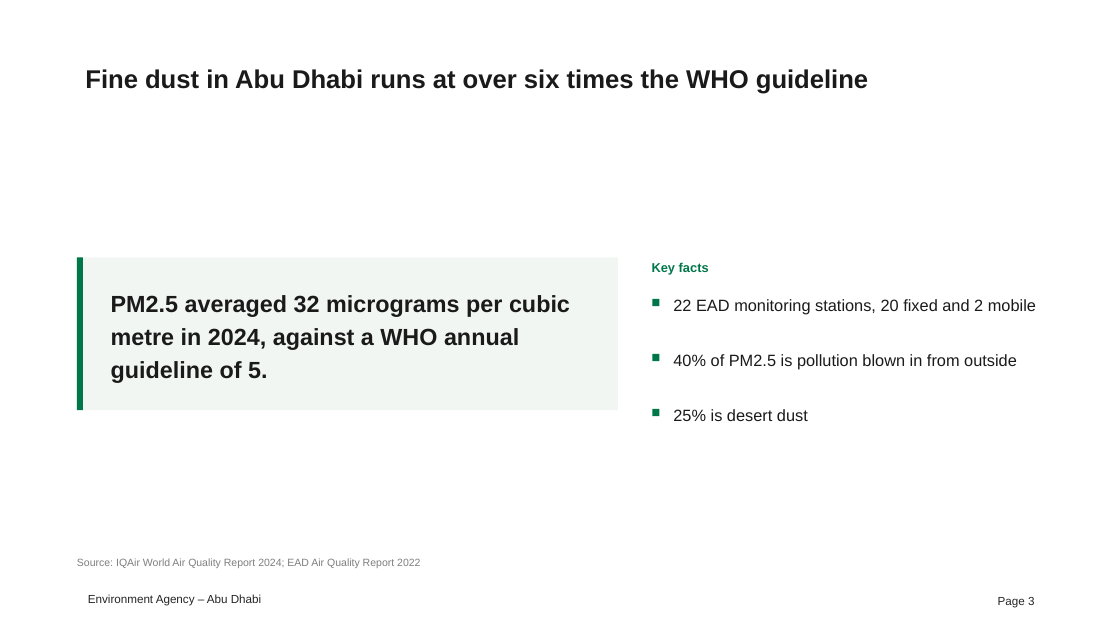
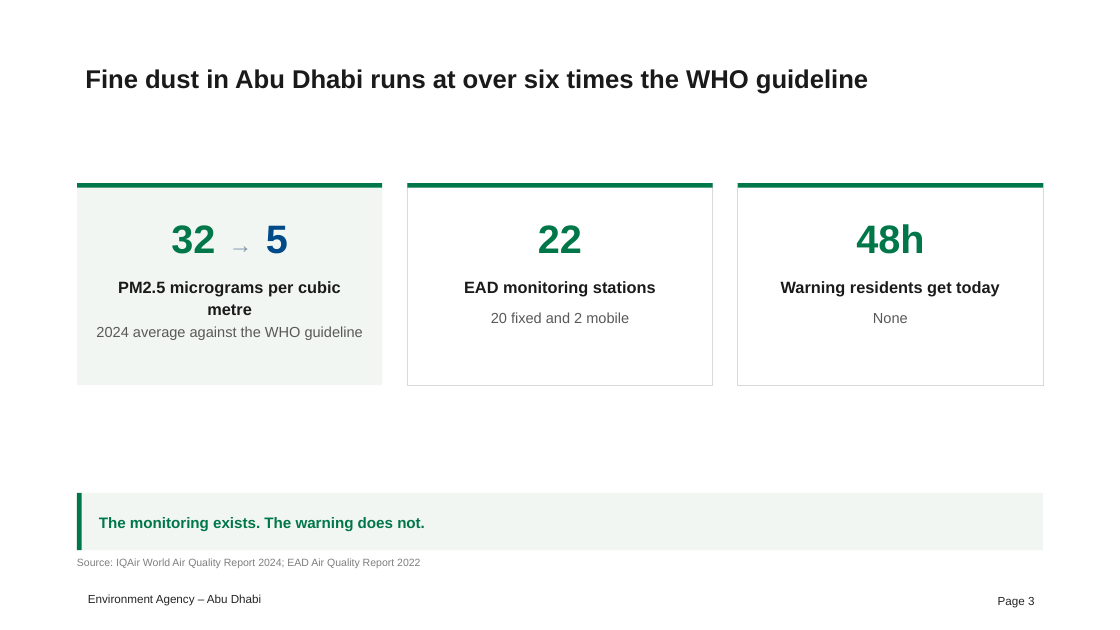
Before and after one commit to simonedoro/EAD_Presentation-development, a slide deck: slide 3 of starter-decks/02 Air quality - starter deck.pptx. Drawn at 1120x630 pixels with LibreOffice and Linux fonts; fonts in the diff are those of the drawing; background and template pictures are left out. Boxes give left, top, right and bottom in pixels: in the first picture for what was removed or moved away, otherwise in the second. Text is boxed around its words. In the diff, an @@ line names an element or a change of style, - is before the commit and + after.

```diff
--- a/starter-decks/02 Air quality - starter deck.pptx
+++ b/starter-decks/02 Air quality - starter deck.pptx
@@ rectangle resized from (x1=77, y1=258, x2=618, y2=411) to (x1=77, y1=183, x2=382, y2=386) @@
@@ rectangle added at (x1=77, y1=183, x2=382, y2=188), fill #007749 @@
@@ rectangle added at (x1=408, y1=183, x2=712, y2=386), fill #FFFFFF, outline #D9D9D9 0.75 pt @@
@@ rectangle added at (x1=408, y1=183, x2=712, y2=188), fill #007749 @@
@@ rectangle added at (x1=738, y1=183, x2=1043, y2=386), fill #FFFFFF, outline #D9D9D9 0.75 pt @@
@@ rectangle added at (x1=738, y1=183, x2=1043, y2=188), fill #007749 @@
@@ text added at (x1=171, y1=225, x2=288, y2=254), 34 pt, text #007749, bold @@
+32 → 5
@@ text added at (x1=538, y1=225, x2=582, y2=253), 34 pt, text #007749, bold @@
+22
@@ text added at (x1=856, y1=224, x2=924, y2=254), 34 pt, text #007749, bold @@
+48h
@@ rectangle removed at (x1=77, y1=258, x2=83, y2=411) @@
@@ text removed at (x1=652, y1=262, x2=709, y2=275) @@
-Key facts
@@ text "PM2.5 micrograms per cubic metre" at (x1=118, y1=281, x2=341, y2=315): vertical alignment middle to top @@
@@ text at (x1=118, y1=281, x2=341, y2=315): text changed; size 20 to 14 pt @@
-PM2.5 averaged 32 micrograms per cubic metre in 2024, against a WHO annual guideline of 5.
+PM2.5 micrograms per cubic metre
@@ text added at (x1=464, y1=281, x2=656, y2=296), 14 pt, text #1A1A1A, bold @@
+EAD monitoring stations
@@ rectangle removed at (x1=653, y1=299, x2=660, y2=307) @@
@@ text added at (x1=781, y1=281, x2=1000, y2=296), 14 pt, text #1A1A1A, bold @@
+Warning residents get today
@@ text added at (x1=96, y1=326, x2=363, y2=340), 12.5 pt, text #595959 @@
+2024 average against the WHO guideline
@@ text at (x1=491, y1=312, x2=629, y2=323): text changed; size 14 to 12.5 pt; text colour #1A1A1A to #595959 @@
-22 EAD monitoring stations, 20 fixed and 2 mobile
+20 fixed and 2 mobile
@@ text added at (x1=873, y1=313, x2=908, y2=323), 12.5 pt, text #595959 @@
+None
@@ rectangle removed at (x1=653, y1=354, x2=660, y2=361) @@
@@ text removed at (x1=673, y1=354, x2=1017, y2=370) @@
-40% of PM2.5 is pollution blown in from outside
@@ rectangle removed at (x1=653, y1=409, x2=660, y2=417) @@
@@ text removed at (x1=673, y1=409, x2=808, y2=421) @@
-25% is desert dust
@@ rectangle added at (x1=77, y1=493, x2=1044, y2=550), fill #F1F6F3 @@
@@ rectangle added at (x1=77, y1=493, x2=82, y2=550), fill #007749 @@
@@ text added at (x1=99, y1=517, x2=425, y2=532), 13 pt, text #007749, bold @@
+The monitoring exists. The warning does not.
```
Also in this commit, not shown: 4 other slides changed, 1 slide added, 1 slide removed, 21 other files.
